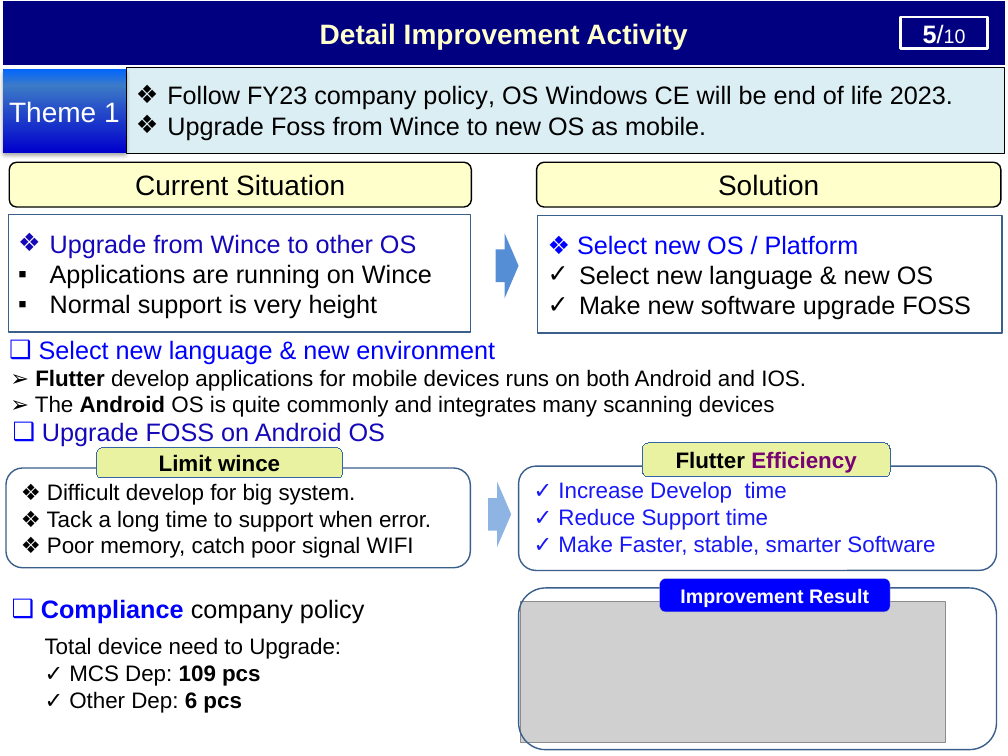
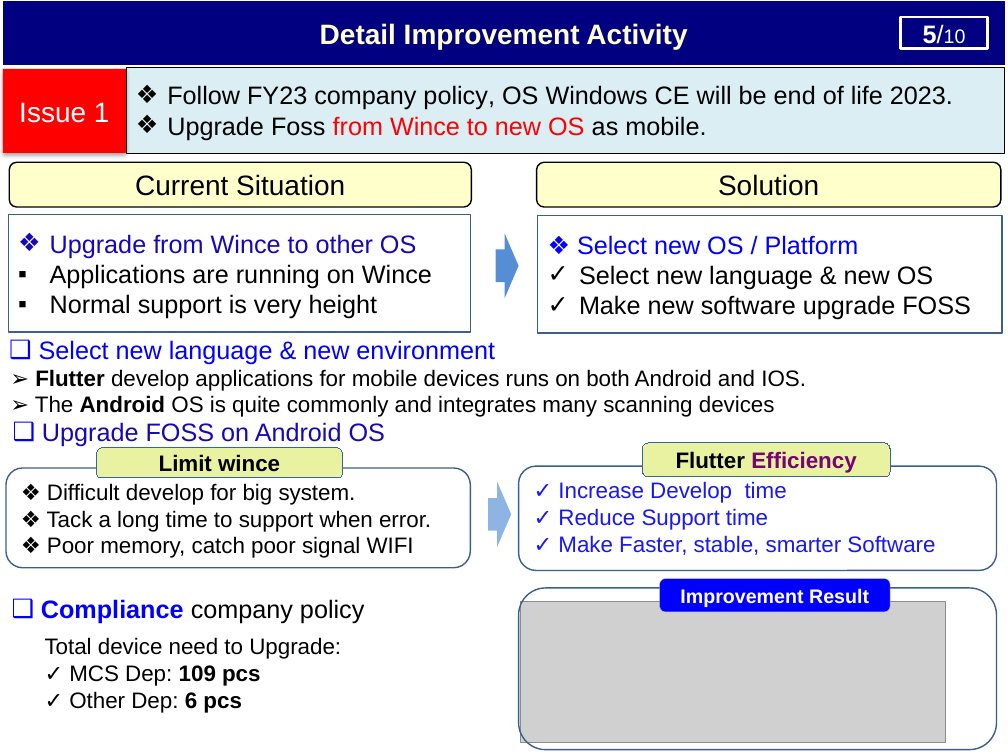
Before and after one commit to thietbicongnghevietnam/ReportPSNV, a slide deck: slide 7 of Report_test.pptx. Drawn at 1008x756 pixels with LibreOffice and Linux fonts; fonts in the diff are those of the drawing; grey boxes stand for pictures. Boxes give left, top, right and bottom in pixels: in the first picture for what was removed or moved away, otherwise in the second. Text is boxed around its words. In the diff, an @@ line names an element or a change of style, - is before the commit and + after.

```diff
--- a/Report_test.pptx
+++ b/Report_test.pptx
@@ rectangle "Issue 1" at (3, 69, 126, 152): fill gradient #0000CC to #3D7CC7 to #0066FF to #FF0000 @@
@@ text in rectangle at (19, 102, 110, 123): text changed @@
-Theme 1
+Issue 1
@@ text in rectangle at (167, 116, 706, 140): text colour #000000 to #FF0000 in "from Wince to new OS" @@
```
Also in this commit, not shown: 8 other slides changed, 1 slide added.
